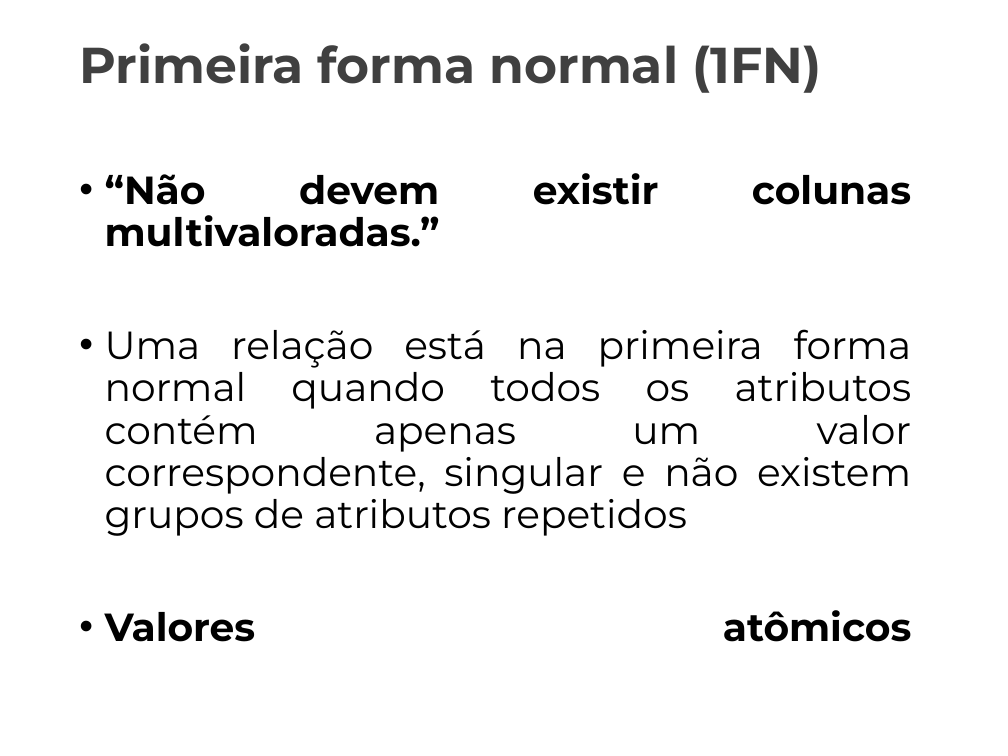
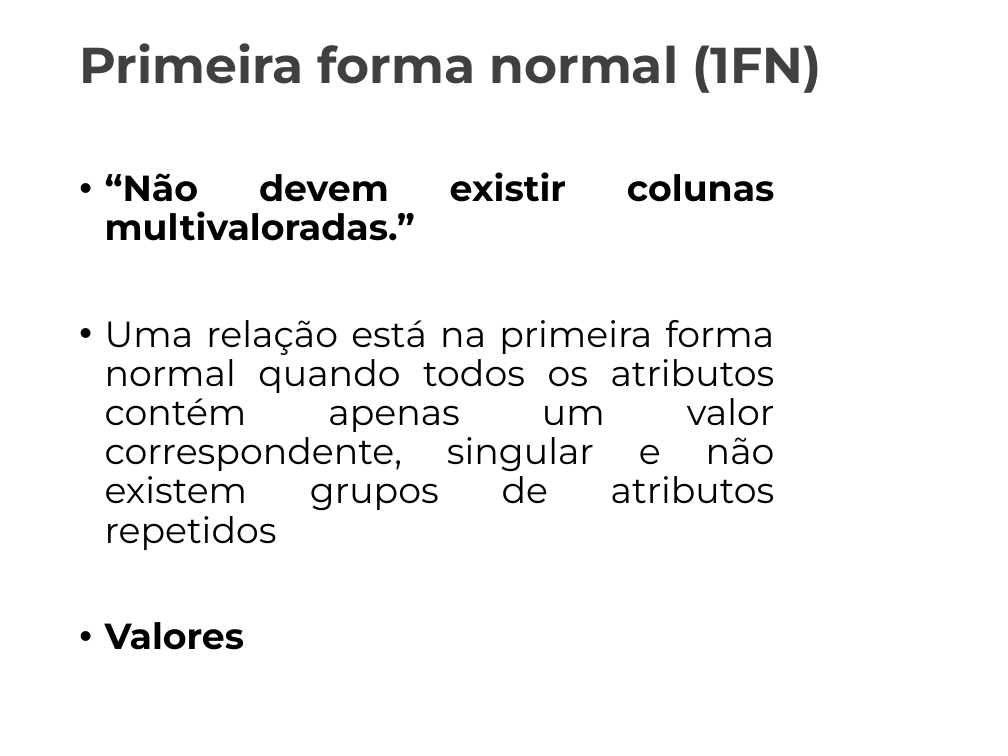
Before and after one commit to Marcaum04/Normalizacao-G2M, a slide deck: slide 10 of Projeto_Normalização/Apresentação_Final/AulaInvertida_Normalizacao.pptx. Drawn at 1008x756 pixels with LibreOffice and Linux fonts; fonts in the diff are those of the drawing; background and template pictures are left out. Boxes give left, top, right and bottom in pixels: in the first picture for what was removed or moved away, otherwise in the second. Text is boxed around its words. In the diff, an @@ line names an element or a change of style, - is before the commit and + after.

```diff
--- a/Projeto_Normalização/Apresentação_Final/AulaInvertida_Normalizacao.pptx
+++ b/Projeto_Normalização/Apresentação_Final/AulaInvertida_Normalizacao.pptx
@@ text at (x1=105, y1=172, x2=775, y2=550): size 28 to 25.9 pt @@
@@ text at (x1=105, y1=610, x2=911, y2=642): text changed; size 28 to 25.9 pt @@
-• Valores atômicos
+• Valores
```
Also in this commit, not shown: 17 other slides changed, 1 slide added, 1 slide removed, 1 other file.
